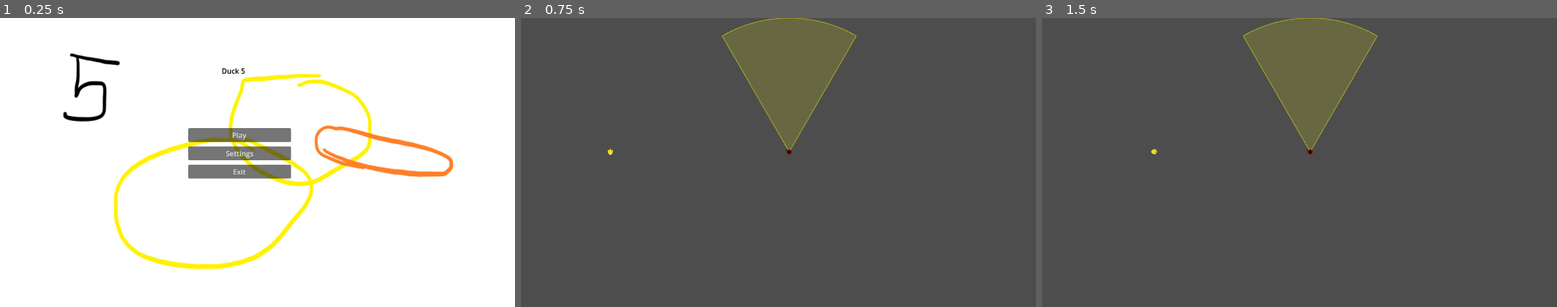
Above: before the commit, frames 1-3 (left to right).
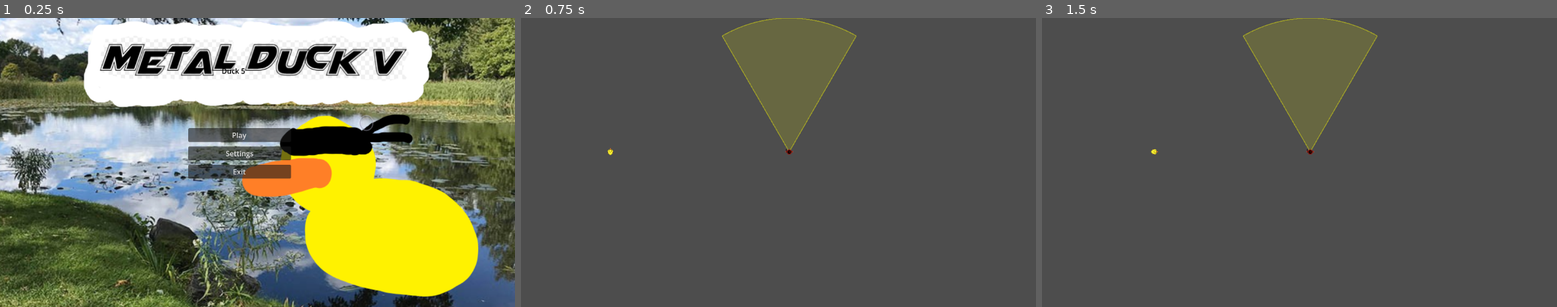
Above: after the commit, the same moments.

Repository: ArpaDeveloper/FGJ2026
Game: Godot game, scene res://scenes/mainmenu.tscn
Same seed, same stepped clock (60 frames per second), same inputs: the game is played once before the commit and once after it.
Inputs:
- Up to frame 1 (0.25 s): no input
- Up to frame 2 (0.75 s): click "Play" at 0.5 s
- Up to frame 3 (1.5 s): tap Enter at 1.25 s; hold Right (ui_right) from 1.28 s (still down)

The runs differ from the first frame. In frame 1, 86% of the frame differs, in the area x 0-100%, y 0-100%; in frame 2, nothing differs; in frame 3, nothing differs.

Commit message:
New bg for menu and sum shii

Diff:
--- /dev/null
+++ b/default_bus_layout.tres
@@ -0,0 +1,15 @@
+[gd_resource type="AudioBusLayout" format=3 uid="uid://3eb57fmdsdai"]
+
+[resource]
+bus/1/name = &"Music"
+bus/1/solo = false
+bus/1/mute = false
+bus/1/bypass_fx = false
+bus/1/volume_db = 0.0
+bus/1/send = &"Master"
+bus/2/name = &"SFX"
+bus/2/solo = false
+bus/2/mute = false
+bus/2/bypass_fx = false
+bus/2/volume_db = 0.0
+bus/2/send = &"Master"
--- a/scenes/mainmenu.tscn
+++ b/scenes/mainmenu.tscn
@@ -1,10 +1,23 @@
 [gd_scene format=3 uid="uid://bn7hjbxga1t3r"]
 
 [ext_resource type="Script" uid="uid://b7qrtu30foxrs" path="res://scripts/main_menu.gd" id="1_natt5"]
-[ext_resource type="Texture2D" uid="uid://ditdj7a3qx58h" path="res://pics/testduck1.png" id="2_r3g3c"]
+[ext_resource type="Texture2D" uid="uid://5pc8clnugcuf" path="res://assets/testduck1.png" id="2_3vvtq"]
+[ext_resource type="Script" uid="uid://d2erfi6il82ya" path="res://scripts/settings.gd" id="3_3vvtq"]
+[ext_resource type="AudioStream" uid="uid://dtxxvajgs5s34" path="res://assets/Duck5test.mp3" id="3_r3g3c"]
 
 [sub_resource type="StyleBoxTexture" id="StyleBoxTexture_3vvtq"]
-texture = ExtResource("2_r3g3c")
+texture = ExtResource("2_3vvtq")
+
+[sub_resource type="StyleBoxLine" id="StyleBoxLine_r3g3c"]
+color = Color(1, 1, 1, 1)
+thickness = 6
+
+[sub_resource type="StyleBoxLine" id="StyleBoxLine_3vvtq"]
+color = Color(0.8813682, 0.55457234, 0, 1)
+thickness = 6
+
+[sub_resource type="StyleBoxFlat" id="StyleBoxFlat_r3g3c"]
+bg_color = Color(0.8671119, 0.4931938, 0.07448041, 1)
 
 [node name="Mainmenu" type="Control" unique_id=1024783261]
 layout_mode = 3
@@ -68,23 +81,36 @@
 anchors_preset = 15
 anchor_right = 1.0
 anchor_bottom = 1.0
+offset_left = -1.0
+offset_top = 16.0
+offset_right = -1.0
+offset_bottom = 16.0
 grow_horizontal = 2
 grow_vertical = 2
+script = ExtResource("3_3vvtq")
 
 [node name="OptionsStuff" type="VBoxContainer" parent="Menu2" unique_id=1439808999]
 layout_mode = 0
 offset_left = 418.0
 offset_top = 389.0
-offset_right = 653.0
-offset_bottom = 502.0
+offset_right = 654.0
+offset_bottom = 527.0
 theme_override_constants/separation = 10
+
+[node name="ItemList" type="ItemList" parent="Menu2/OptionsStuff" unique_id=55755084]
+layout_mode = 2
+
+[node name="HSlider" type="HSlider" parent="Menu2/OptionsStuff" unique_id=140317791]
+layout_mode = 2
+theme_override_styles/slider = SubResource("StyleBoxLine_r3g3c")
+theme_override_styles/grabber_area = SubResource("StyleBoxLine_3vvtq")
+theme_override_styles/grabber_area_highlight = SubResource("StyleBoxFlat_r3g3c")
+max_value = 10.0
+value = 10.0
 
 [node name="BackButton" type="Button" parent="Menu2/OptionsStuff" unique_id=1377145339]
 layout_mode = 2
 text = "Back"
-
-[node name="AudioStreamPlayer" type="AudioStreamPlayer" parent="Menu2/OptionsStuff" unique_id=13108876]
-autoplay = true
 
 [node name="Title" type="Label" parent="Menu2" unique_id=658783280]
 layout_mode = 0
@@ -97,7 +123,15 @@
 horizontal_alignment = 1
 vertical_alignment = 1
 
+[node name="AudioStreamPlayer" type="AudioStreamPlayer" parent="Menu2" unique_id=13108876]
+stream = ExtResource("3_r3g3c")
+volume_db = -25.58
+autoplay = true
+bus = &"Music"
+
 [connection signal="pressed" from="Menu1/MainStuff/PlayButton" to="." method="_on_start_pressed"]
 [connection signal="pressed" from="Menu1/MainStuff/SettingsButton" to="." method="_on_settings_pressed"]
 [connection signal="pressed" from="Menu1/MainStuff/ExitButton" to="." method="_on_quit_pressed"]
+[connection signal="item_selected" from="Menu2/OptionsStuff/ItemList" to="." method="_on_resolutions_item_selected"]
+[connection signal="value_changed" from="Menu2/OptionsStuff/HSlider" to="." method="_on_volume_value_changed"]
 [connection signal="pressed" from="Menu2/OptionsStuff/BackButton" to="." method="_on_back_pressed"]
Not shown, added: assets/Duck5test.mp3.import
Binary file added: assets/testduck1.png
Not shown, added: assets/testduck1.png.import
Not shown, added: assets/water-spritesheet.png.import
Not shown, added: scenes/Level3-sketch.png.import
Not shown, added: assets/Duck5test.mp3
